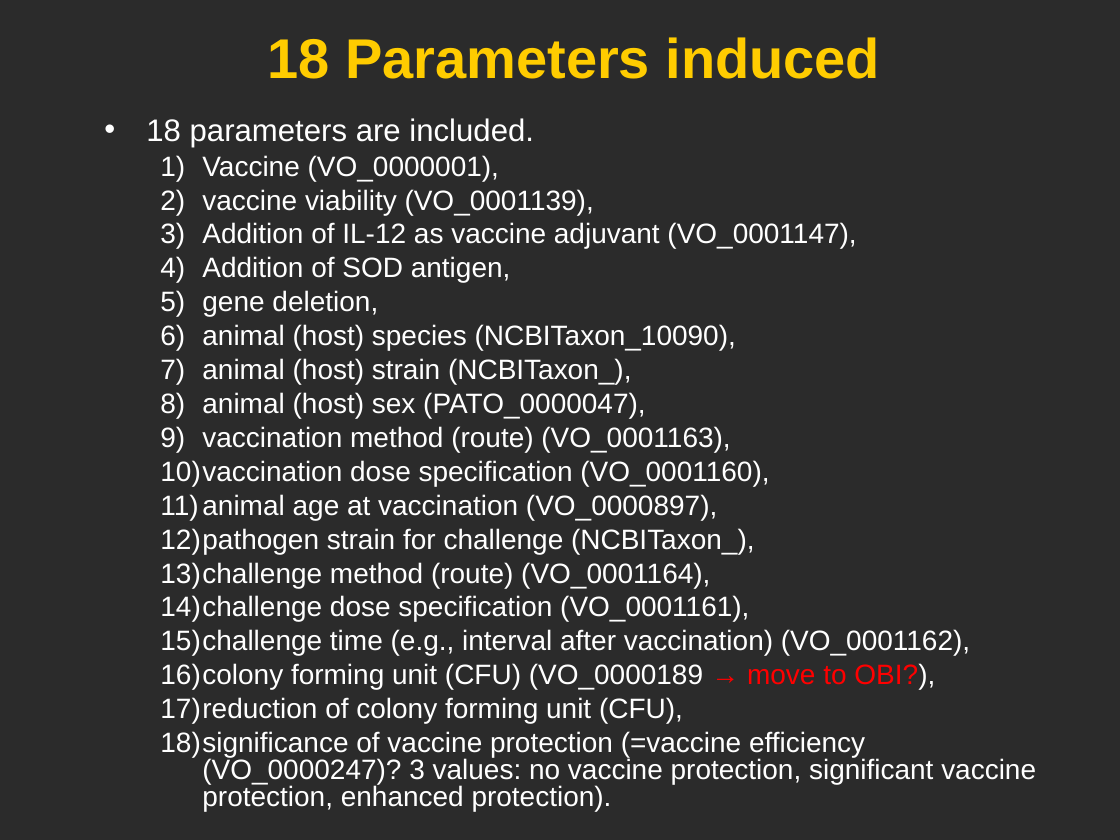
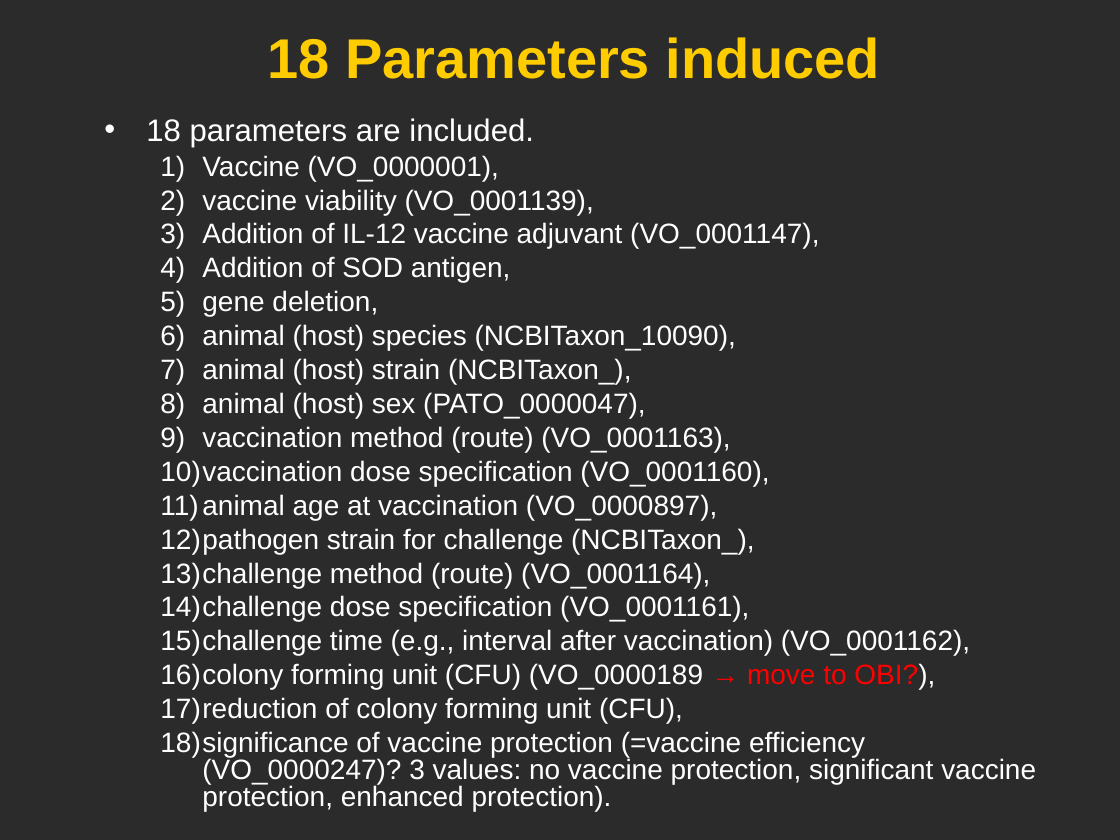
Before and after one commit to obi-ontology/obi-legacy-svn, a slide deck: slide 8 of trunk/docs/developer/use cases/Vaccine_usercase_Vancouver2010.ppt. Drawn at 1120x840 pixels with LibreOffice and Linux fonts; fonts in the diff are those of the drawing; background and template pictures are left out; a plain dark background stands for a picture behind light text. Boxes give left, top, right and bottom in pixels: in the first picture for what was removed or moved away, otherwise in the second. Text is boxed around its words. In the diff, an @@ line names an element or a change of style, - is before the commit and + after.

```diff
--- a/trunk/docs/developer/use cases/Vaccine_usercase_Vancouver2010.ppt
+++ b/trunk/docs/developer/use cases/Vaccine_usercase_Vancouver2010.ppt
@@ text at [202, 222, 819, 249]: text changed @@
-  3) Addition of IL-12 as vaccine adjuvant (VO_0001147),
+  3) Addition of IL-12 vaccine adjuvant (VO_0001147),
```
Also in this commit, not shown: 4 other slides changed, 1 slide added.
